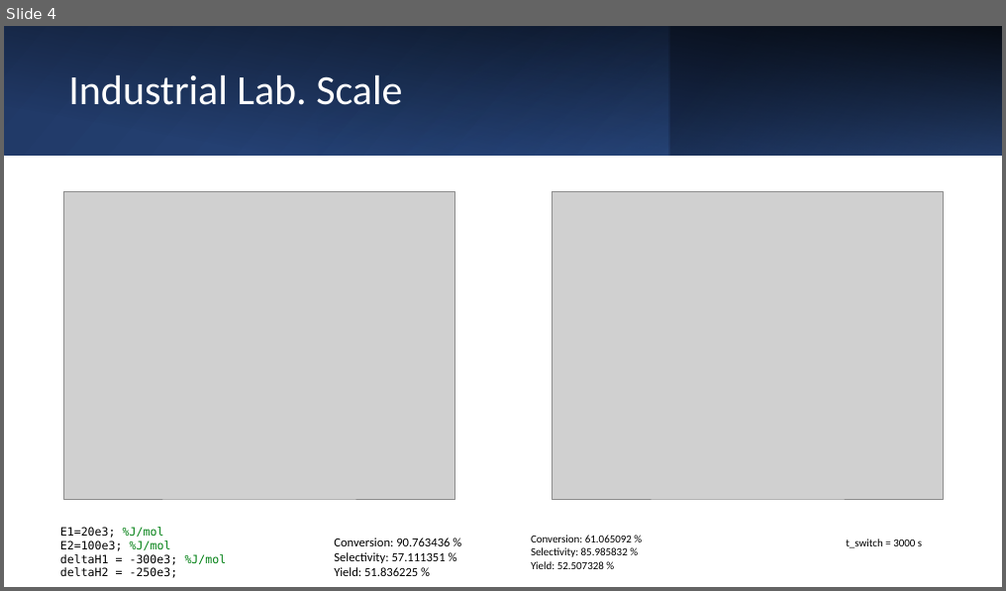
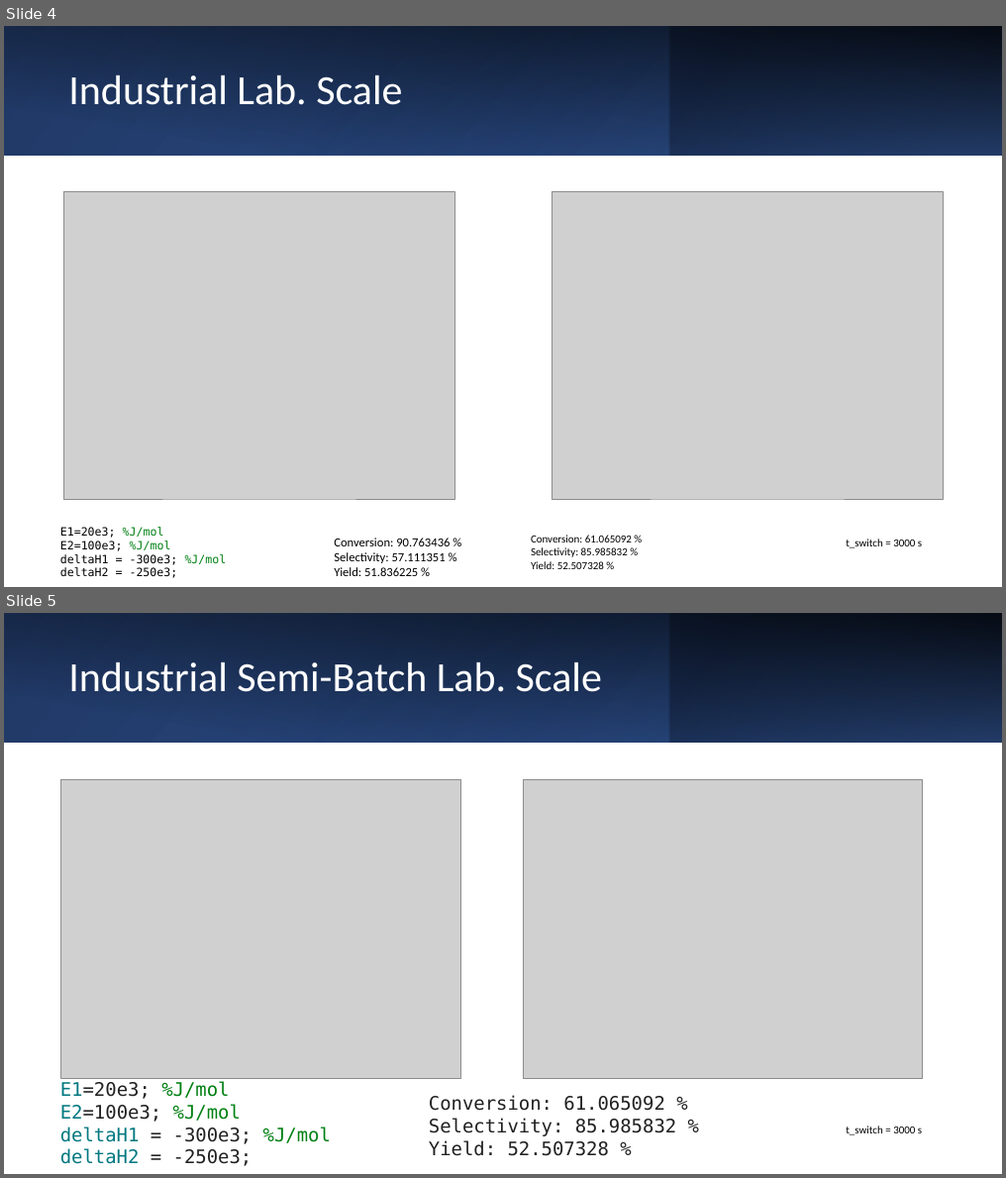
Before and after one commit to SinaGhanbarii/CCRE_Fall_2023, a slide deck: Session5_Ta/Practical5.pptx. Shown one above the other, each under a label of ours: slide 4 before the commit, slides 4 and 5 after it. The pictures are 1006x591 and 1006x1178 pixels, drawn with LibreOffice and Linux fonts; fonts in the diff are those of the drawing; grey boxes stand for pictures. Boxes give left, top, right and bottom in pixels: in the first picture for what was removed or moved away, otherwise in the second. Text is boxed around its words. In the diff, an @@ line names an element or a change of style, - is before the commit and + after.

```diff
--- a/Session5_Ta/Practical5.pptx
+++ b/Session5_Ta/Practical5.pptx
@@ slide 5 added at [4, 613, 1002, 1174], background #FFFFFF @@
@@ rectangle added at [4, 613, 1002, 742], fill gradient #203864 to #2F5597 @@
@@ rectangle added at [4, 613, 1002, 742], fill gradient #000000 @@
@@ rectangle added at [317, 613, 669, 742], fill gradient #4472C4 to #203864 @@
@@ rectangle added at [669, 613, 1002, 742], fill gradient #203864 to #4472C4 @@
@@ title added at [68, 663, 602, 692], 40 pt, text #FFFFFF @@
+Industrial Semi-Batch Lab. Scale
@@ picture added at [61, 780, 460, 1079] @@
@@ picture added at [524, 779, 923, 1078] @@
@@ text added at [60, 1081, 331, 1166], 18 pt, text #212121 @@
+E1=20e3; %J/mol
+E2=100e3; %J/mol
+deltaH1 = -300e3; %J/mol
+deltaH2 = -250e3;
@@ text added at [429, 1095, 676, 1157], 18 pt, text #212121 @@
+Conversion: 61.065092 %
+Selectivity: 85.985832 %
+Yield: 52.507328 %
@@ text added at [846, 1126, 922, 1136], 10.5 pt, text #000000 @@
+t_switch = 3000 s
```
